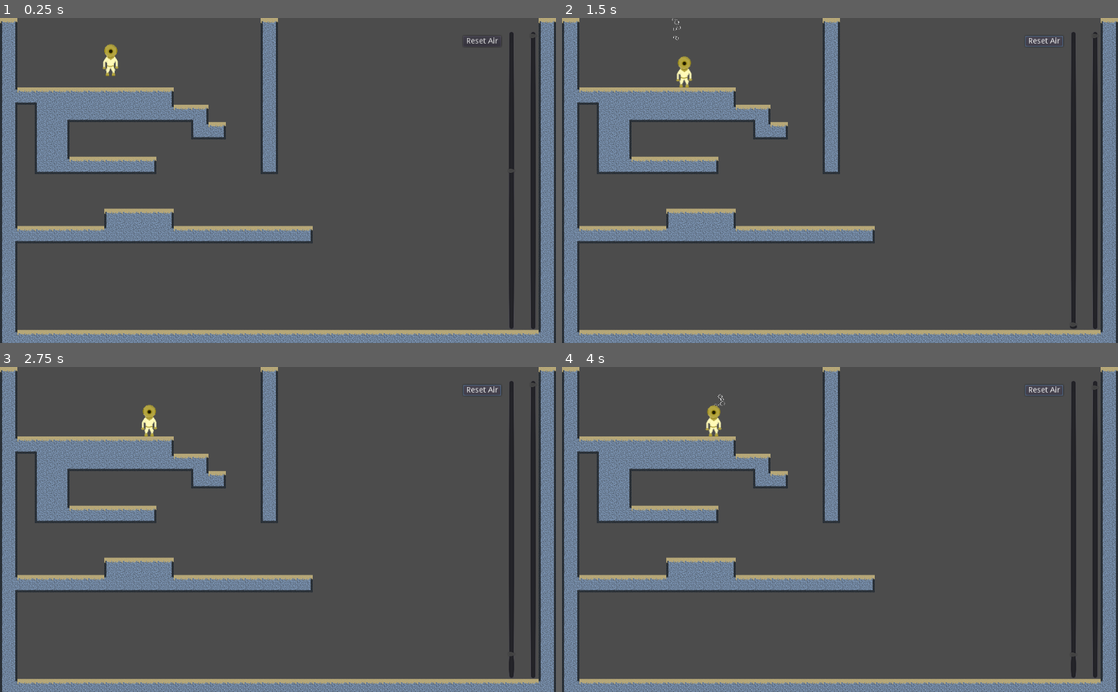
Above: before the commit, frames 1-4 (two rows, left to right).
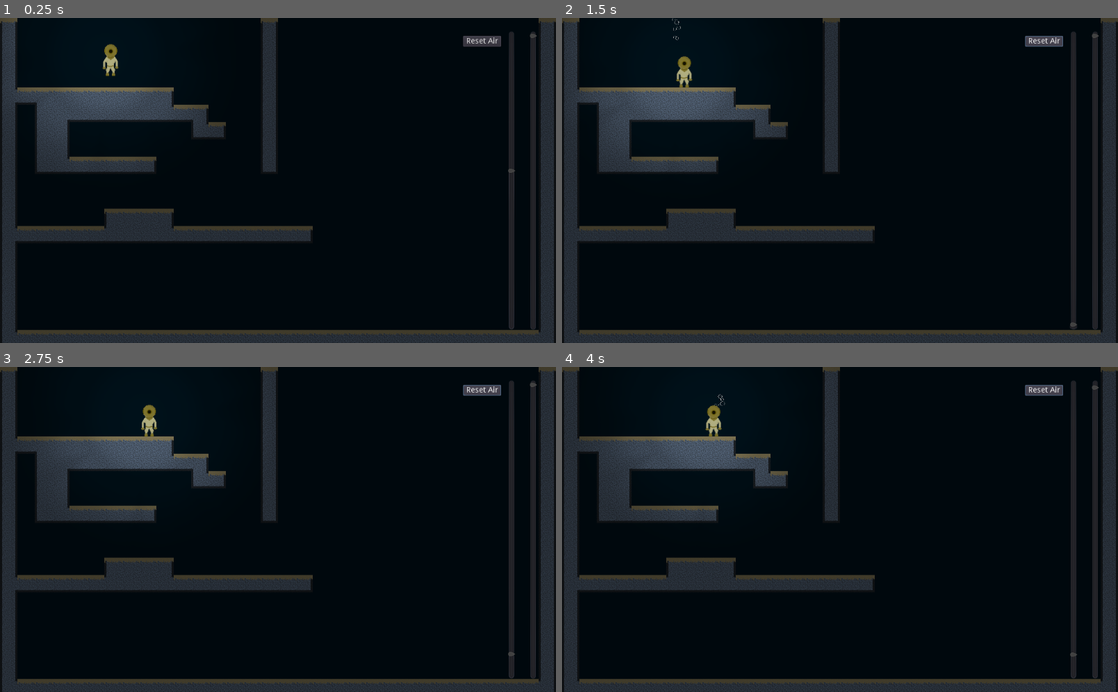
Above: after the commit, the same moments.

Repository: bengosney/diver
Game: Godot game, scene res://Main.tscn
The game is run twice, just before and just after one commit, with the same random seed, the same clock (stepped at 60 frames per second) and the same inputs.
Inputs:
- Up to frame 1 (0.25 s): no input
- Up to frame 2 (1.5 s): hold Right (walk_right) 0.53-1.25 s; hold Down (buoyancy_dec) 0.53-1.25 s; click "Reset Air" at 1.25 s
- Up to frame 3 (2.75 s): hold Right (walk_right) from 2.03 s (still down); tap Up (buoyancy_inc) at 2.1 s
- Up to frame 4 (4 s): release Right (walk_right) at 2.78 s; hold Left (walk_left) 2.78-3.53 s; hold Down (buoyancy_dec) 2.78-3.53 s; hold Right (walk_right) from 3.53 s (still down); tap Up (buoyancy_inc) at 3.6 s

The runs differ from the first frame. In frame 1, 98% of the frame differs, in the area x 0-100%, y 0-100%; in frame 2, 98%; in frame 3, 98%; in frame 4, 98%.

Commit message:
Add 2D lighting

Diff:
--- a/Main.tscn
+++ b/Main.tscn
@@ -8,6 +8,19 @@
 [node name="Main" type="Node2D"]
 script = ExtResource( 4 )
 
+[node name="ColorRect" type="ColorRect" parent="."]
+margin_left = -169.0
+margin_top = -147.0
+margin_right = 1353.0
+margin_bottom = 796.0
+color = Color( 0, 0.0980392, 0.14902, 1 )
+__meta__ = {
+"_edit_use_anchors_": false
+}
+
+[node name="CanvasModulate" type="CanvasModulate" parent="."]
+color = Color( 0.352941, 0.352941, 0.352941, 1 )
+
 [node name="MainLevel" parent="." instance=ExtResource( 1 )]
 tile_data = PoolIntArray( -131072, 1, 131076, -131071, 1, 262145, -131070, 1, 262145, -131069, 1, 262145, -131068, 1, 2 …(2915 unchanged characters)…
 
--- a/Player/Player.tscn
+++ b/Player/Player.tscn
@@ -1,9 +1,10 @@
-[gd_scene load_steps=8 format=2]
+[gd_scene load_steps=9 format=2]
 
 [ext_resource path="res://assets/diver/idle/diver_idle_2.png" type="Texture" id=1]
 [ext_resource path="res://assets/diver/idle/diver_idle_1.png" type="Texture" id=2]
 [ext_resource path="res://Player/Player.gd" type="Script" id=3]
 [ext_resource path="res://assets/bubble/bubble.png" type="Texture" id=4]
+[ext_resource path="res://assets/light.png" type="Texture" id=5]
 
 [sub_resource type="ParticlesMaterial" id=3]
 lifetime_randomness = 0.68
@@ -50,3 +51,9 @@
 [node name="CollisionShape2D" type="CollisionShape2D" parent="."]
 position = Vector2( 0, 3 )
 shape = SubResource( 2 )
+
+[node name="Light2D" type="Light2D" parent="."]
+texture = ExtResource( 5 )
+texture_scale = 0.5
+energy = 0.8
+mode = 2
Binary file added: assets/light.png
Not shown, added: assets/light.png.import
